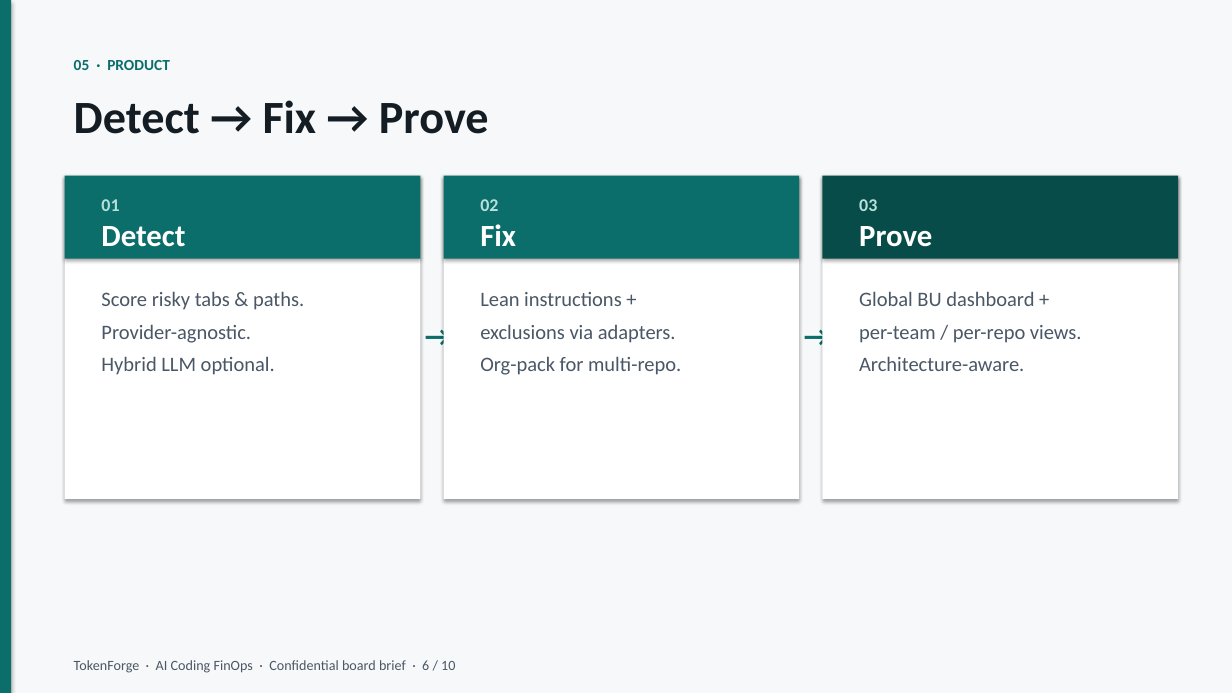
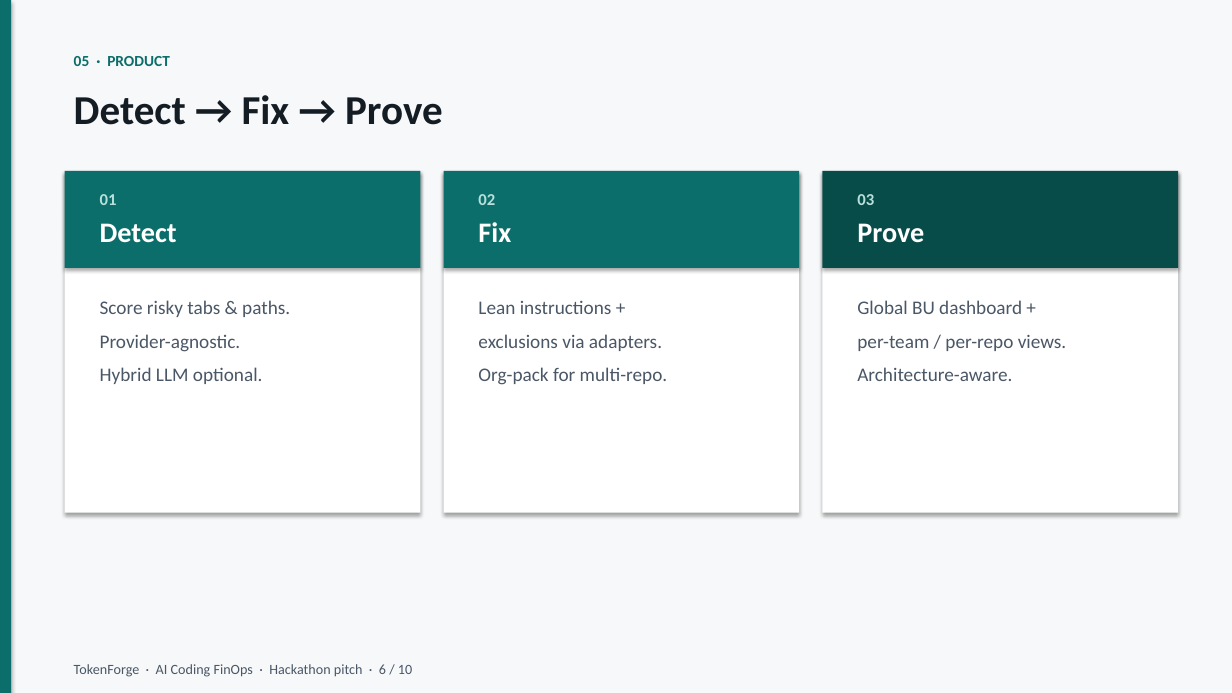
Before and after one commit to JordyNicholas/TokenForge, a slide deck: slide 6 of docs/pitch/TokenForge-Pitch.pptx. Drawn at 1232x693 pixels with LibreOffice and Linux fonts; fonts in the diff are those of the drawing. Boxes give left, top, right and bottom in pixels: in the first picture for what was removed or moved away, otherwise in the second. Text is boxed around its words. In the diff, an @@ line names an element or a change of style, - is before the commit and + after.

```diff
--- a/docs/pitch/TokenForge-Pitch.pptx
+++ b/docs/pitch/TokenForge-Pitch.pptx
@@ text "05 · PRODUCT": place and size @@
-text "05 · PRODUCT" at <box>74,60,170,70</box>
+text "05 · PRODUCT" at <box>74,56,170,66</box>
@@ text "Detect → Fix → Prove" at <box>74,95,443,125</box>: size 36 to 32 pt @@
@@ rectangle: place and size @@
-rectangle at <box>65,176,421,259</box>
+rectangle at <box>65,171,421,268</box>
@@ rectangle: place and size @@
-rectangle at <box>65,176,421,499</box>
+rectangle at <box>65,171,421,513</box>
@@ rectangle: place and size @@
-rectangle at <box>444,176,799,259</box>
+rectangle at <box>444,171,799,268</box>
@@ rectangle: place and size @@
-rectangle at <box>444,176,799,499</box>
+rectangle at <box>444,171,799,513</box>
@@ rectangle: place and size @@
-rectangle at <box>823,176,1178,259</box>
+rectangle at <box>823,171,1178,268</box>
@@ rectangle: place and size @@
-rectangle at <box>823,176,1178,499</box>
+rectangle at <box>823,171,1178,513</box>
@@ size 14 to 13 pt in 3 elements at <box>478,194,495,205</box>, <box>100,194,117,205</box>, <box>857,194,874,205</box> @@
@@ text added at <box>100,223,177,243</box>, 22 pt, text #FFFFFF, bold @@
+Detect
@@ text at <box>101,226,185,247</box>: paragraph removed @@
-Detect
@@ text added at <box>478,222,511,242</box>, 22 pt, text #FFFFFF, bold @@
+Fix
@@ text at <box>480,224,516,246</box>: paragraph removed @@
-Fix
@@ text added at <box>857,223,924,243</box>, 22 pt, text #FFFFFF, bold @@
+Prove
@@ text at <box>859,226,932,247</box>: paragraph removed @@
-Prove
@@ text "Score risky tabs & paths.": place and size @@
-text "Score risky tabs & paths." at <box>101,291,304,375</box>
+text "Score risky tabs & paths." at <box>100,300,290,384</box>
@@ text "Lean instructions +": place and size @@
-text "Lean instructions +" at <box>480,292,681,375</box>
+text "Lean instructions +" at <box>478,300,668,385</box>
@@ size 16 to 15 pt; more space between paragraphs in 3 elements at <box>100,300,290,384</box>, <box>478,300,668,385</box>, <box>857,300,1067,381</box> @@
@@ text "Global BU dashboard +": place and size @@
-text "Global BU dashboard +" at <box>859,291,1082,371</box>
+text "Global BU dashboard +" at <box>857,300,1067,381</box>
@@ text removed at <box>416,314,448,351</box> @@
-→
@@ text removed at <box>795,314,827,351</box> @@
-→
@@ text at <box>74,664,412,677</box>: text changed @@
-TokenForge · AI Coding FinOps · Confidential board brief · 6 / 10
+TokenForge · AI Coding FinOps · Hackathon pitch · 6 / 10
```
Also in this commit, not shown: 9 other slides changed, 2 other files.
